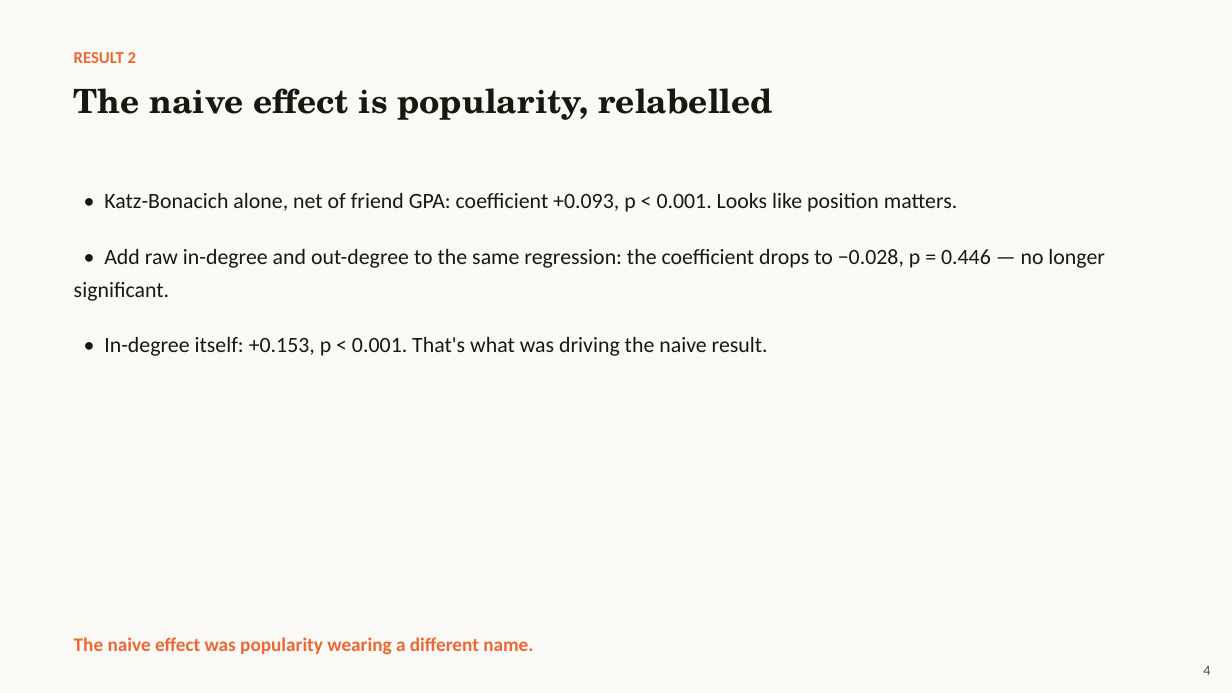
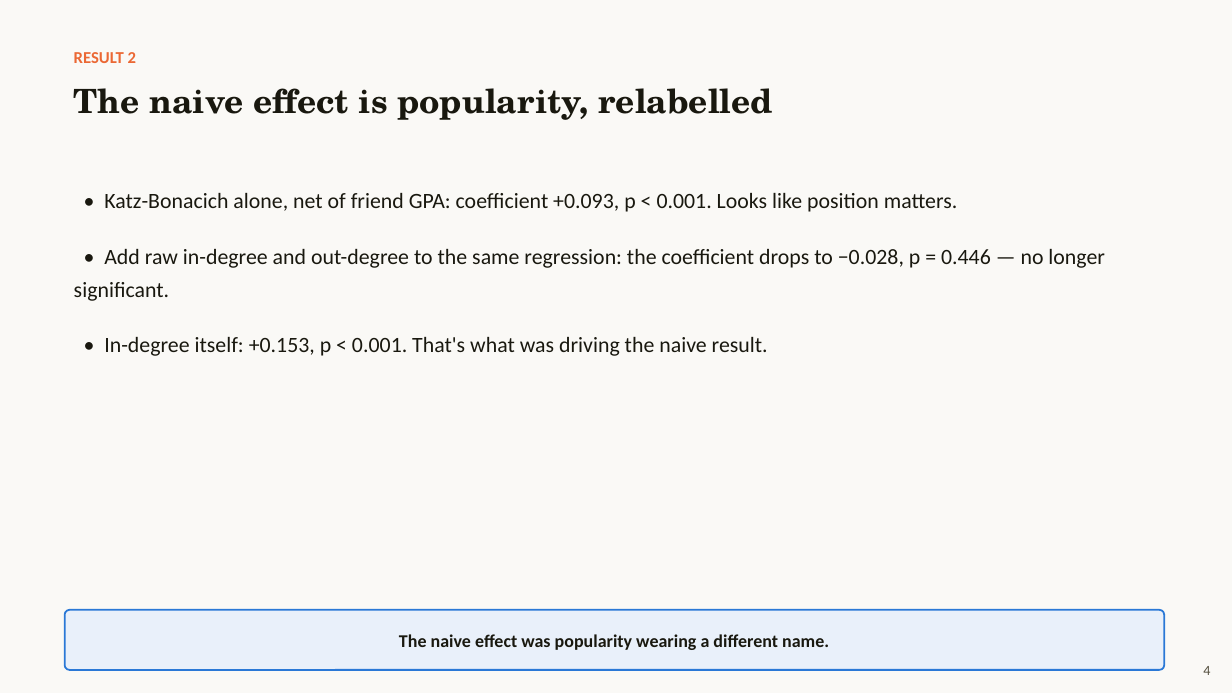
Before and after one commit to TingyingHuang/ECC3841-network-position-and-academic-performance, a slide deck: slide 4 of slides/Presentation2.pptx. Drawn at 1232x693 pixels with LibreOffice and Linux fonts; fonts in the diff are those of the drawing. Boxes give left, top, right and bottom in pixels: in the first picture for what was removed or moved away, otherwise in the second. Text is boxed around its words. In the diff, an @@ line names an element or a change of style, - is before the commit and + after.

```diff
--- a/slides/Presentation2.pptx
+++ b/slides/Presentation2.pptx
@@ rounded rectangle "The naive effect was popularity ..." resized from (x1=74, y1=637, x2=533, y2=655) to (x1=65, y1=610, x2=1165, y2=670) @@
@@ rounded rectangle "The naive effect was popularity ..." at (x1=65, y1=610, x2=1165, y2=670): size 15 to 14 pt, text colour #EB6834 to #19180F; alignment left to centre; line spacing 1.18 to 1; vertical alignment top to middle; fill none to #E9F0FA; outline none to #2A78D6 1.4 pt @@
```
Also in this commit, not shown: 8 other slides changed, 1 other file.
